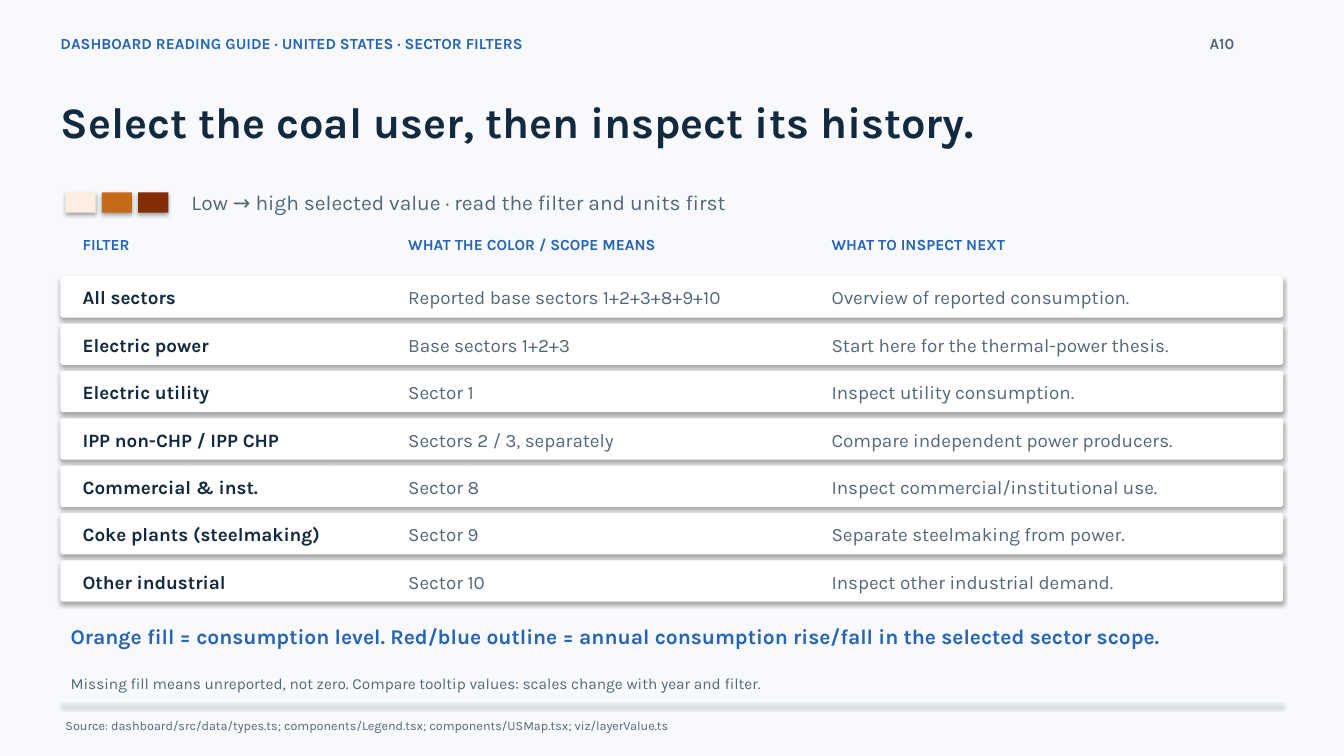
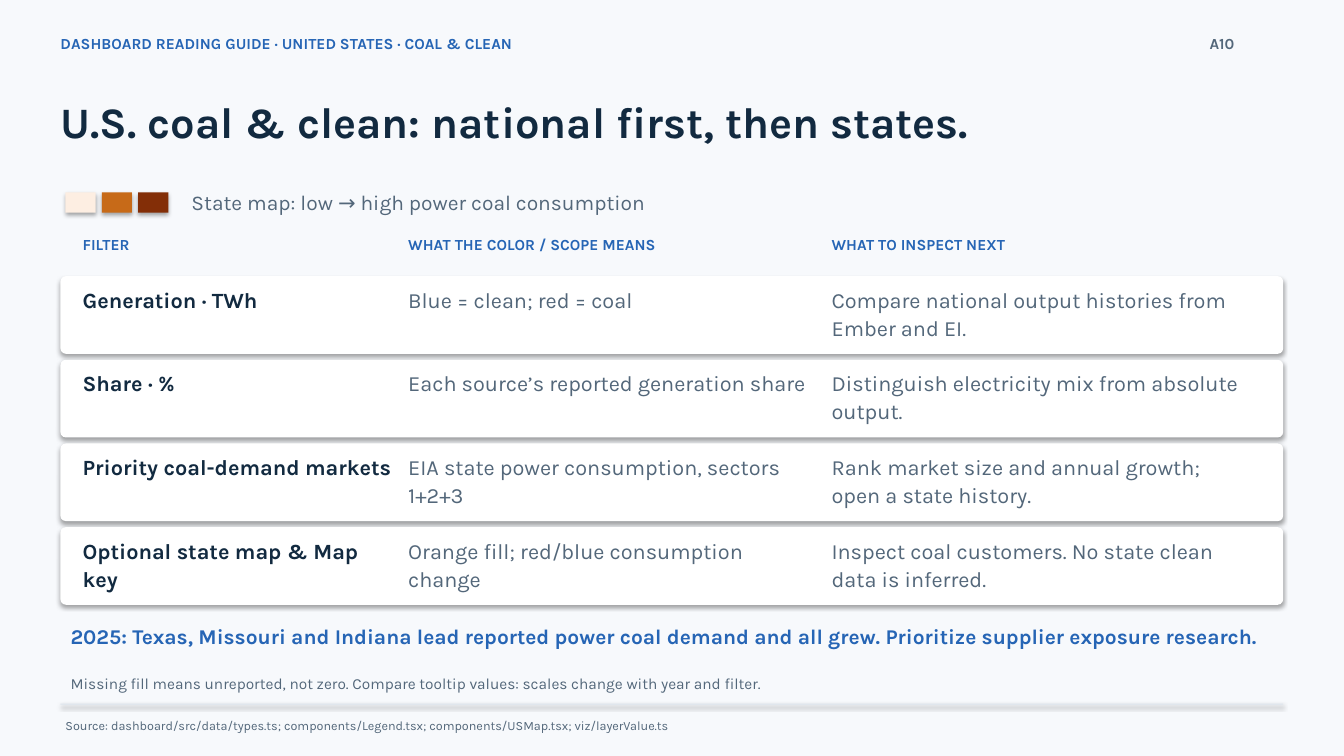
Before and after one commit to ricky-he2006/BDAA-x-Sig, a slide deck: slide 18 of submission/energy_transition_pitch.pptx. Drawn at 1344x756 pixels with LibreOffice and Linux fonts; fonts in the diff are those of the drawing. Boxes give left, top, right and bottom in pixels: in the first picture for what was removed or moved away, otherwise in the second. Text is boxed around its words. In the diff, an @@ line names an element or a change of style, - is before the commit and + after.

Commit message:
Simplify US coal and clean comparison with state demand priorities

```diff
--- a/submission/energy_transition_pitch.pptx
+++ b/submission/energy_transition_pitch.pptx
@@ text at bbox=[60, 39, 512, 49]: text changed @@
-DASHBOARD READING GUIDE · UNITED STATES · SECTOR FILTERS
+DASHBOARD READING GUIDE · UNITED STATES · COAL & CLEAN
@@ text at bbox=[60, 107, 968, 144]: text changed @@
-Select the coal user, then inspect its history.
+U.S. coal & clean: national first, then states.
@@ text at bbox=[191, 195, 645, 215]: text changed @@
-Low → high selected value · read the filter and units first
+State map: low → high power coal consumption
@@ rounded rectangle: place and size @@
-rounded rectangle at bbox=[60, 276, 1284, 318]
+rounded rectangle at bbox=[60, 276, 1284, 354]
@@ text at bbox=[83, 292, 258, 309]: text changed; size 13.5 to 15.5 pt @@
-All sectors
+Generation · TWh
@@ text at bbox=[408, 293, 632, 310]: text changed; size 13.5 to 15.5 pt @@
-Reported base sectors 1+2+3+8+9+10
+Blue = clean; red = coal
@@ text at bbox=[832, 293, 1225, 336]: text changed; size 13.5 to 15.5 pt @@
-Overview of reported consumption.
+Compare national output histories from Ember and EI.
@@ rounded rectangle: place and size @@
-rounded rectangle at bbox=[60, 324, 1284, 365]
+rounded rectangle at bbox=[60, 360, 1284, 438]
@@ text at bbox=[83, 376, 143, 392]: text changed; size 13.5 to 15.5 pt @@
-Electric power
+Share · %
@@ text at bbox=[408, 376, 805, 397]: text changed; size 13.5 to 15.5 pt @@
-Base sectors 1+2+3
+Each source’s reported generation share
@@ text at bbox=[832, 376, 1238, 424]: text changed; size 13.5 to 15.5 pt @@
-Start here for the thermal-power thesis.
+Distinguish electricity mix from absolute output.
@@ rounded rectangle: place and size @@
-rounded rectangle at bbox=[60, 371, 1284, 412]
+rounded rectangle at bbox=[60, 444, 1284, 521]
@@ rounded rectangle removed at bbox=[60, 466, 1284, 507] @@
@@ text at bbox=[83, 459, 391, 481]: text changed; size 13.5 to 15.5 pt @@
-Electric utility
+Priority coal-demand markets
@@ text at bbox=[408, 460, 780, 503]: text changed; size 13.5 to 15.5 pt @@
-Sector 1
+EIA state power consumption, sectors 1+2+3
@@ text at bbox=[832, 460, 1200, 509]: text changed; size 13.5 to 15.5 pt @@
-Inspect utility consumption.
+Rank market size and annual growth; open a state history.
@@ text removed at bbox=[83, 480, 258, 495] @@
-Commercial & inst.
@@ text removed at bbox=[408, 482, 480, 494] @@
-Sector 8
@@ text removed at bbox=[832, 480, 1157, 499] @@
-Inspect commercial/institutional use.
@@ rounded rectangle: place and size @@
-rounded rectangle at bbox=[60, 418, 1284, 460]
+rounded rectangle at bbox=[60, 527, 1284, 605]
@@ rounded rectangle removed at bbox=[60, 513, 1284, 555] @@
@@ text removed at bbox=[83, 527, 320, 546] @@
-Coke plants (steelmaking)
@@ text removed at bbox=[408, 529, 479, 541] @@
-Sector 9
@@ text removed at bbox=[832, 528, 1125, 546] @@
-Separate steelmaking from power.
@@ rounded rectangle removed at bbox=[60, 561, 1284, 602] @@
@@ text at bbox=[83, 543, 358, 593]: text changed; size 13.5 to 15.5 pt @@
-IPP non-CHP / IPP CHP
+Optional state map & Map key
@@ text at bbox=[408, 543, 743, 593]: text changed; size 13.5 to 15.5 pt @@
-Sectors 2 / 3, separately
+Orange fill; red/blue consumption change
@@ text at bbox=[832, 544, 1213, 587]: text changed; size 13.5 to 15.5 pt @@
-Compare independent power producers.
+Inspect coal customers. No state clean data is inferred.
@@ text removed at bbox=[83, 575, 226, 590] @@
-Other industrial
@@ text removed at bbox=[408, 577, 485, 589] @@
-Sector 10
@@ text removed at bbox=[832, 576, 1114, 594] @@
-Inspect other industrial demand.
@@ text at bbox=[71, 629, 1257, 650]: text changed @@
-Orange fill = consumption level. Red/blue outline = annual consumption rise/fall in the selected sector scope.
+2025: Texas, Missouri and Indiana lead reported power coal demand and all grew. Prioritize supplier exposure research.
```
Also in this commit, not shown: 23 other files.
